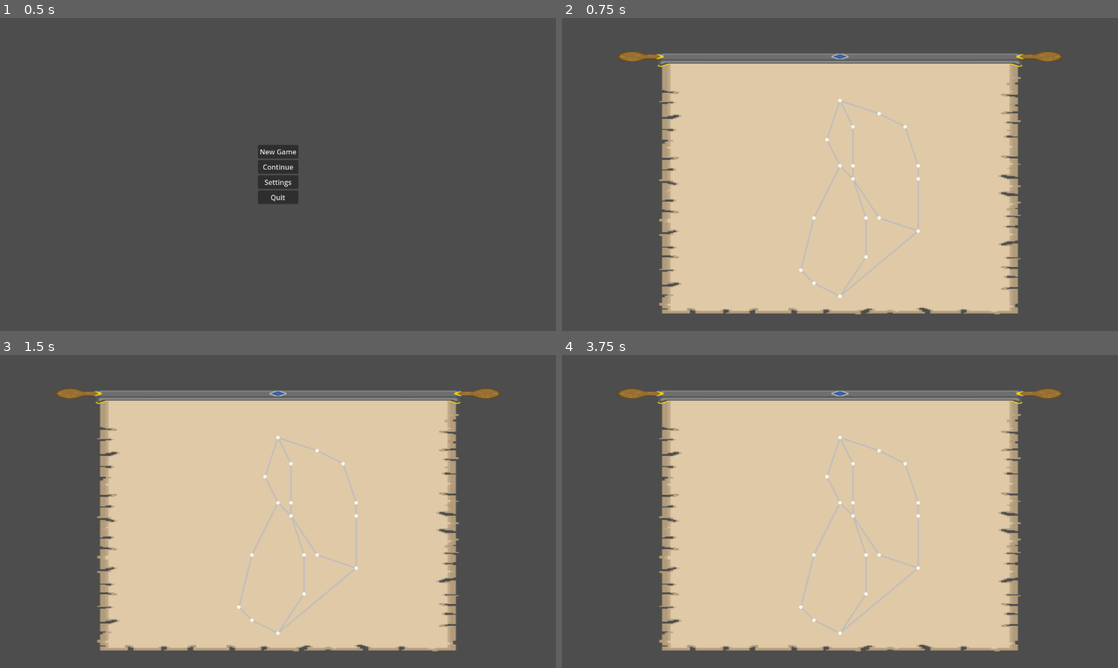
Above: before the commit, frames 1-4 (two rows, left to right).
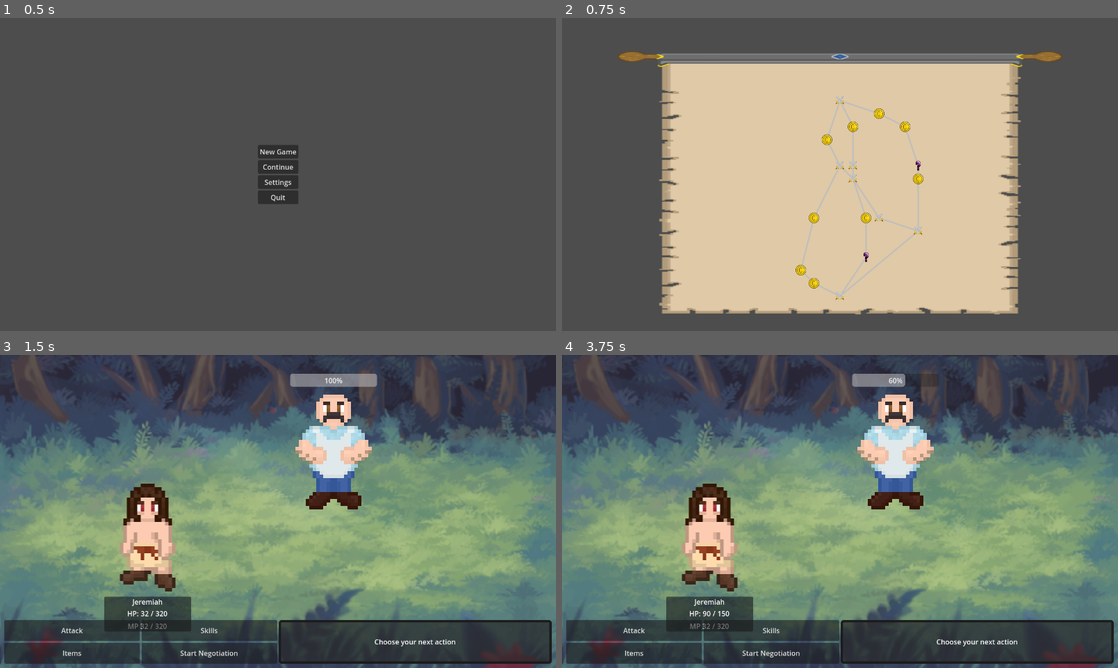
Above: after the commit, the same moments.

Repository: Willi-bot/GameProject
Game: Godot game, scene res://scenes/main_menu/main_menu.tscn
Same seed, same stepped clock (60 frames per second), same inputs: the game is played once before the commit and once after it.
Inputs (mouse positions are in pixels of both pictures, inside the frame that each line leads up to):
- Up to frame 1 (0.5 s): no input
- Up to frame 2 (0.75 s): click "New Game" at 0.5 s
- Up to frame 3 (1.5 s): click (278, 436) at 1.27 s
- Up to frame 4 (3.75 s): click (773, 652) at 2 s, where only the run after the commit has a clickable "Start Negotiation"; click (773, 652) at 2.75 s, where only the run after the commit has a clickable "Start Negotiation"; click (634, 630) at 3.5 s, where only the run after the commit has a clickable "Attack"

Frame 1 is identical in both runs. In frame 2, 0.7% of the frame differs, in the area x 42-65%, y 24-91%; in frame 3, 91%, in the area x 0-100%, y 0-100%; in frame 4, 91%.

Commit message:
add logic for map leading to battle

Diff:
--- a/gameproject/scenes/overworld/Event.gd
+++ b/gameproject/scenes/overworld/Event.gd
@@ -1,8 +1,22 @@
 extends Node2D
+
+@onready var button : TextureButton = $Button
+
 
 const margin = 5
 
 var children: Array = []
+
+func _ready() -> void:
+	var textures = [
+		preload("res://imgs/overworld_icons/coin.png"),
+		preload("res://imgs/overworld_icons/battle_icon.png"),
+		preload("res://imgs/overworld_icons/question_mark_icon.png")
+	]
+
+	var random_index = randi() % textures.size()  # Get a random index between 0 and 2
+	button.texture_normal = textures[random_index]  # Assign the selected texture to the button
+
 
 func add_child_event(child):
 	if !children.has(child):
@@ -10,15 +24,18 @@
 		queue_redraw()
 
 func _draw():
-	draw_circle(Vector2.ZERO, 4, Color.WHITE_SMOKE)
 
 	for child in children:
 		var line = child.position - position
+
 		var normal = line.normalized()
 		line -= margin * normal
 		var color = Color.GRAY
+
+		#print(normal * margin, line)
+
 		draw_line(normal * margin, line, color, 2, true)
 
 
 func _on_button_pressed() -> void:
-	print("Button pressed!")
+	get_tree().change_scene_to_file("res://scenes/battle/battle.tscn")
--- a/gameproject/scenes/overworld/Event.tscn
+++ b/gameproject/scenes/overworld/Event.tscn
@@ -1,15 +1,20 @@
-[gd_scene load_steps=2 format=3 uid="uid://dpw44kkh0au6w"]
+[gd_scene load_steps=3 format=3 uid="uid://dpw44kkh0au6w"]
 
 [ext_resource type="Script" path="res://scenes/overworld/Event.gd" id="1"]
+[ext_resource type="Texture2D" uid="uid://dkqrprenvjvdd" path="res://imgs/overworld_icons/battle_icon.png" id="2_e5up2"]
 
 [node name="Event" type="Node2D"]
 script = ExtResource("1")
 
-[node name="Button" type="Button" parent="."]
-modulate = Color(1, 1, 1, 0)
-offset_left = -4.0
-offset_top = -4.0
-offset_right = 4.0
-offset_bottom = 4.0
+[node name="Button" type="TextureButton" parent="."]
+offset_left = -12.0
+offset_top = -12.0
+offset_right = 52.0
+offset_bottom = 52.0
+scale = Vector2(0.375, 0.375)
+size_flags_horizontal = 6
+size_flags_vertical = 4
+texture_normal = ExtResource("2_e5up2")
+stretch_mode = 0
 
 [connection signal="pressed" from="Button" to="." method="_on_button_pressed"]
Binary file added: gameproject/imgs/overworld_icons/battle_icon.png
Not shown, added: gameproject/imgs/overworld_icons/battle_icon.png.import
Binary file added: gameproject/imgs/overworld_icons/coin.png
Not shown, added: gameproject/imgs/overworld_icons/coin.png.import
Binary file added: gameproject/imgs/overworld_icons/question_mark_icon.png
Not shown, added: gameproject/imgs/overworld_icons/question_mark_icon.png.import
